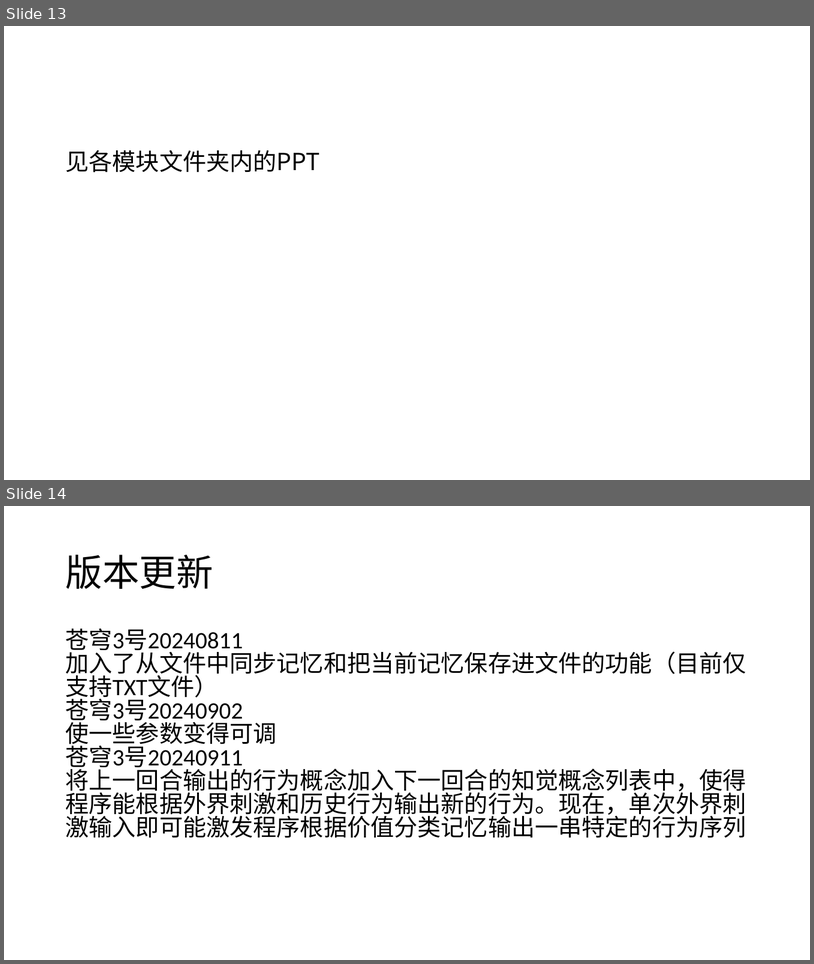
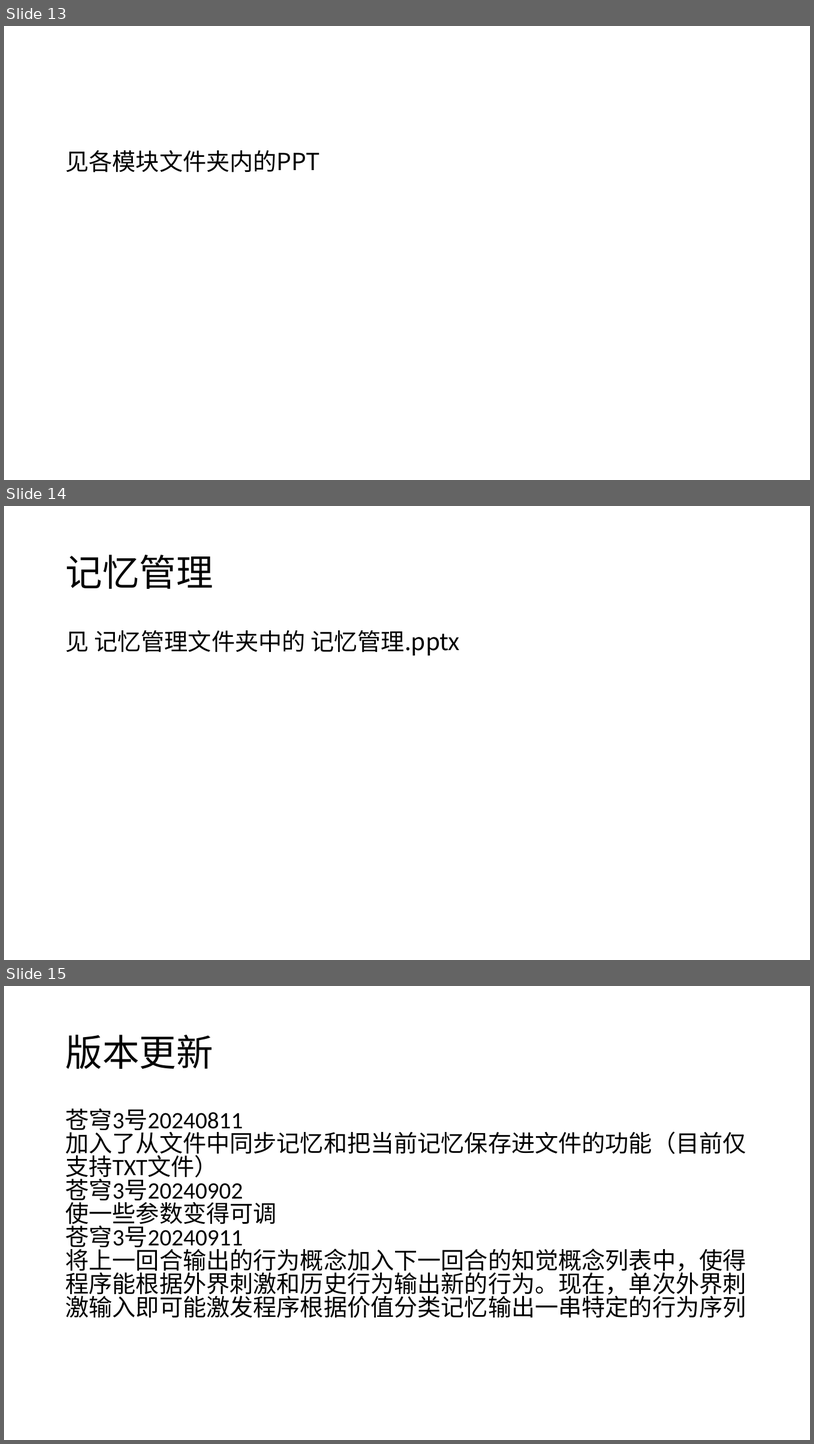
Before and after one commit to HLSSLH-hls/mind-upload-consciousness-upload-immensity-3, a slide deck: 苍穹3号程序20261118/苍穹3号.pptx. Shown one above the other, each under a label of ours: slides 13 and 14 before the commit, slides 13, 14 and 15 after it. The pictures are 814x964 and 814x1444 pixels, drawn with LibreOffice and Linux fonts; fonts in the diff are those of the drawing. Boxes give left, top, right and bottom in pixels: in the first picture for what was removed or moved away, otherwise in the second. Text is boxed around its words. In the diff, an @@ line names an element or a change of style, - is before the commit and + after.

```diff
--- a/苍穹3号程序20261118/苍穹3号.pptx
+++ b/苍穹3号程序20261118/苍穹3号.pptx
@@ slide 14 added at [4,506,810,960], background #FFFFFF @@
@@ text added at [65,555,213,589], 44 pt, text #000000 @@
+记忆管理
@@ text added at [65,630,460,655], 28 pt, text #000000 @@
+见 记忆管理文件夹中的 记忆管理.pptx
@@ what was slide 14 is now slide 15 @@
```
Also in this commit, not shown: 1 slide changed, 3 other files.
